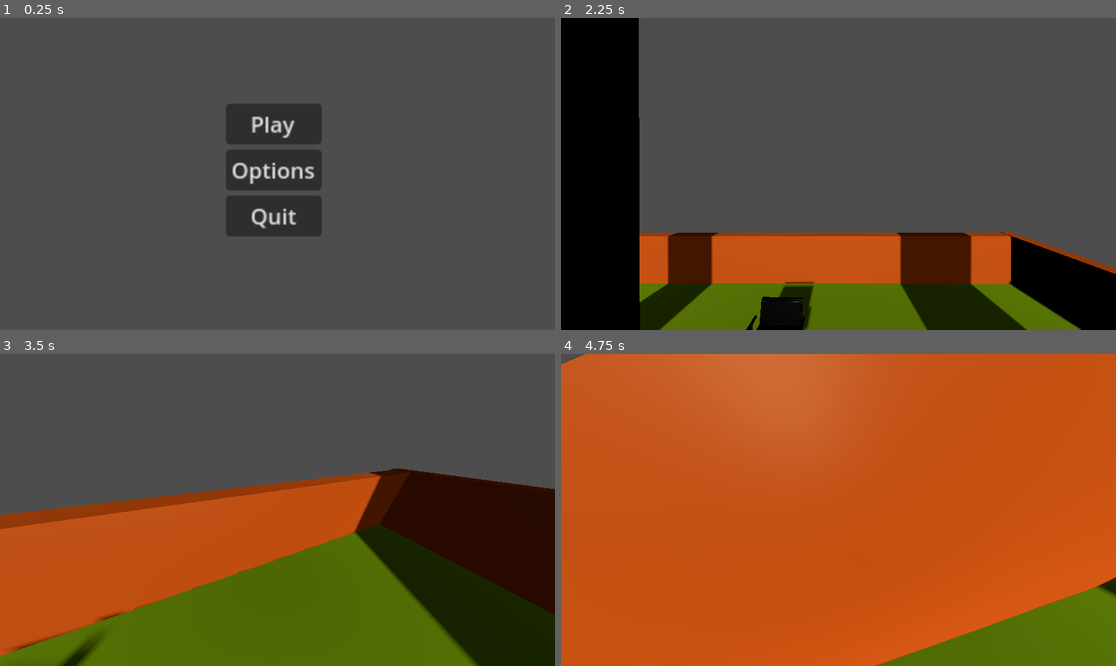
Above: before the commit, frames 1-4 (two rows, left to right).
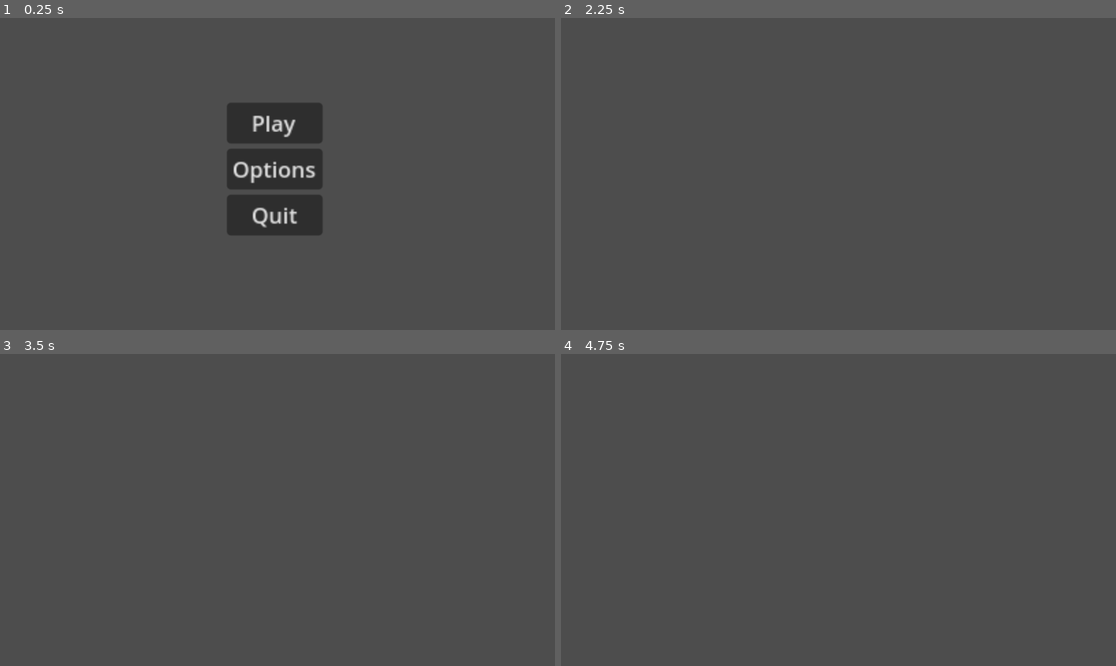
Above: after the commit, the same moments.

Repository: Jedwards14/ITGPMon0830
Game: Godot game, scene res://menu.tscn
Same seed, same stepped clock (60 frames per second), same inputs: the game is played once before the commit and once after it.
Inputs (mouse positions are in pixels of both pictures, inside the frame that each line leads up to):
- Up to frame 1 (0.25 s): no input
- Up to frame 2 (2.25 s): click "Options" at 0.5 s; click "Back" at 1.25 s; click "Play" at 2 s
- Up to frame 3 (3.5 s): tap Enter (ui_accept) at 2.75, 3.02 s; move the mouse to (305, 510) at 2.77 s; hold Up (ui_up) from 2.78 s (still down); hold Shift (RUN) from 2.78 s (still down)
- Up to frame 4 (4.75 s): keep holding Up (ui_up); move the mouse to (810, 510) at 3.52 s; release Shift (RUN) at 3.53 s; tap Shift (RUN) at 3.6 s; tap Enter (ui_accept) at 3.77 s; move the mouse to (849, 503) at 4.27 s; hold Shift (RUN) from 4.28 s (still down)

The runs differ from the first frame. In frame 1, 1.0% of the frame differs, in the area x 40-59%, y 27-70%; in frame 2, 40%; in frame 3, 57%; in frame 4, 100%, in the area x 0-100%, y 0-100%.

Commit message:
added player

Diff:
--- a/intro-to-game-production/Options menu.tscn
+++ b/intro-to-game-production/Options menu.tscn
@@ -17,8 +17,11 @@
 
 [node name="MarginContainer" type="MarginContainer" parent="."]
 layout_mode = 0
-offset_right = 40.0
-offset_bottom = 40.0
+offset_left = 440.0
+offset_top = 140.0
+offset_right = 507.0
+offset_bottom = 206.0
+scale = Vector2(3.5, 3.5)
 
 [node name="VBoxContainer" type="VBoxContainer" parent="MarginContainer"]
 layout_mode = 2
--- a/intro-to-game-production/TestWorld.tscn
+++ b/intro-to-game-production/TestWorld.tscn
@@ -42,7 +42,7 @@
 [node name="Chair2" parent="chair" instance=ExtResource("1_cjeqb")]
 
 [node name="player" parent="." instance=ExtResource("1_74u7v")]
-transform = Transform3D(-1, 0, -8.74228e-08, 0, 1, 0, 8.74228e-08, 0, -1, -2.95639e-05, 0.288727, 8.88906)
+transform = Transform3D(-1, 0, -8.74228e-08, 0, 1, 0, 8.74228e-08, 0, -1, -2.95639e-05, -2.91194, 8.88906)
 
 [node name="Camera" type="Camera3D" parent="player"]
 transform = Transform3D(0.999957, 2.99752e-05, -0.00928451, 0, 0.999995, 0.00322851, 0.00928456, -0.00322837, 0.999952, -0.0689928, 0.029552, -0.276869)
@@ -91,4 +91,26 @@
 [node name="pillar2" parent="." instance=ExtResource("6_8re3b")]
 transform = Transform3D(-0.0366199, 0, 0, 0, 457.753, 0, 0, 0, 0.128007, 5.36744, -0.991085, 12.1242)
 
+[node name="player2" parent="." instance=ExtResource("1_74u7v")]
+transform = Transform3D(-1, 0, -8.74228e-08, 0, 1, 0, 8.74228e-08, 0, -1, -2.95639e-05, -2.91194, 8.88906)
+
+[node name="Camera" type="Camera3D" parent="player2"]
+transform = Transform3D(0.999957, 2.99752e-05, -0.00928451, 0, 0.999995, 0.00322851, 0.00928456, -0.00322837, 0.999952, -0.0689928, 0.029552, -0.276869)
+current = true
+fov = 85.0
+
+[node name="DirectionalLight3D" type="DirectionalLight3D" parent="player2"]
+transform = Transform3D(1, 0, 0, 0, 0.906617, 0.421954, 0, -0.421954, 0.906617, -0.482311, 3.79714, 7.65122)
+light_color = Color(0.943652, 0.913104, 0.617963, 1)
+light_energy = 1.049
+light_indirect_energy = 13.253
+light_volumetric_fog_energy = 11.819
+light_angular_distance = 0.86
+shadow_enabled = true
+shadow_bias = 5.035
+shadow_normal_bias = 0.975
+shadow_transmittance_bias = -16.0
+shadow_opacity = 0.9
+shadow_blur = 0.0
+
 [connection signal="body_entered" from="respawn collision" to="player" method="_on_area_3d_body_entered"]
--- a/intro-to-game-production/menu.tscn
+++ b/intro-to-game-production/menu.tscn
@@ -1,16 +1,18 @@
-[gd_scene load_steps=2 format=3 uid="uid://b8h1lh8pwgevx"]
+[gd_scene load_steps=3 format=3 uid="uid://b8h1lh8pwgevx"]
 
 [ext_resource type="Script" uid="uid://ctl7cb3x8ald5" path="res://menu.gd" id="1_lti8b"]
+
+[sub_resource type="Theme" id="Theme_lti8b"]
 
 [node name="Menu" type="Control"]
 layout_mode = 3
 anchors_preset = 15
 anchor_right = 1.0
 anchor_bottom = 1.0
-offset_left = 29.0
-offset_top = 18.0
-offset_right = 29.0
-offset_bottom = 18.0
+offset_left = 31.0
+offset_top = 16.0
+offset_right = 31.0
+offset_bottom = 16.0
 grow_horizontal = 2
 grow_vertical = 2
 script = ExtResource("1_lti8b")
@@ -25,6 +27,7 @@
 
 [node name="VBoxContainer" type="VBoxContainer" parent="MarginContainer"]
 layout_mode = 2
+theme = SubResource("Theme_lti8b")
 
 [node name="play" type="Button" parent="MarginContainer/VBoxContainer"]
 layout_mode = 2
